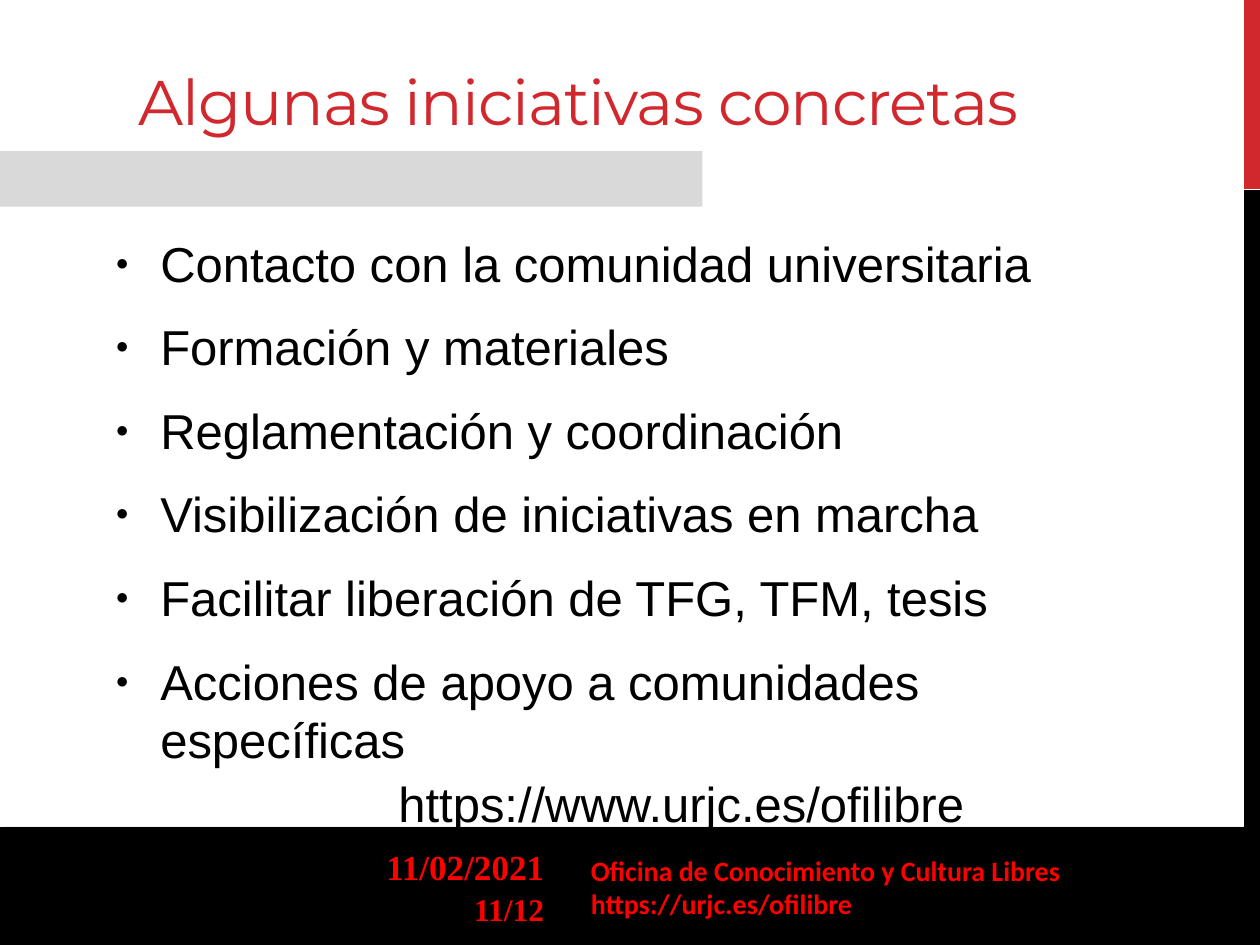
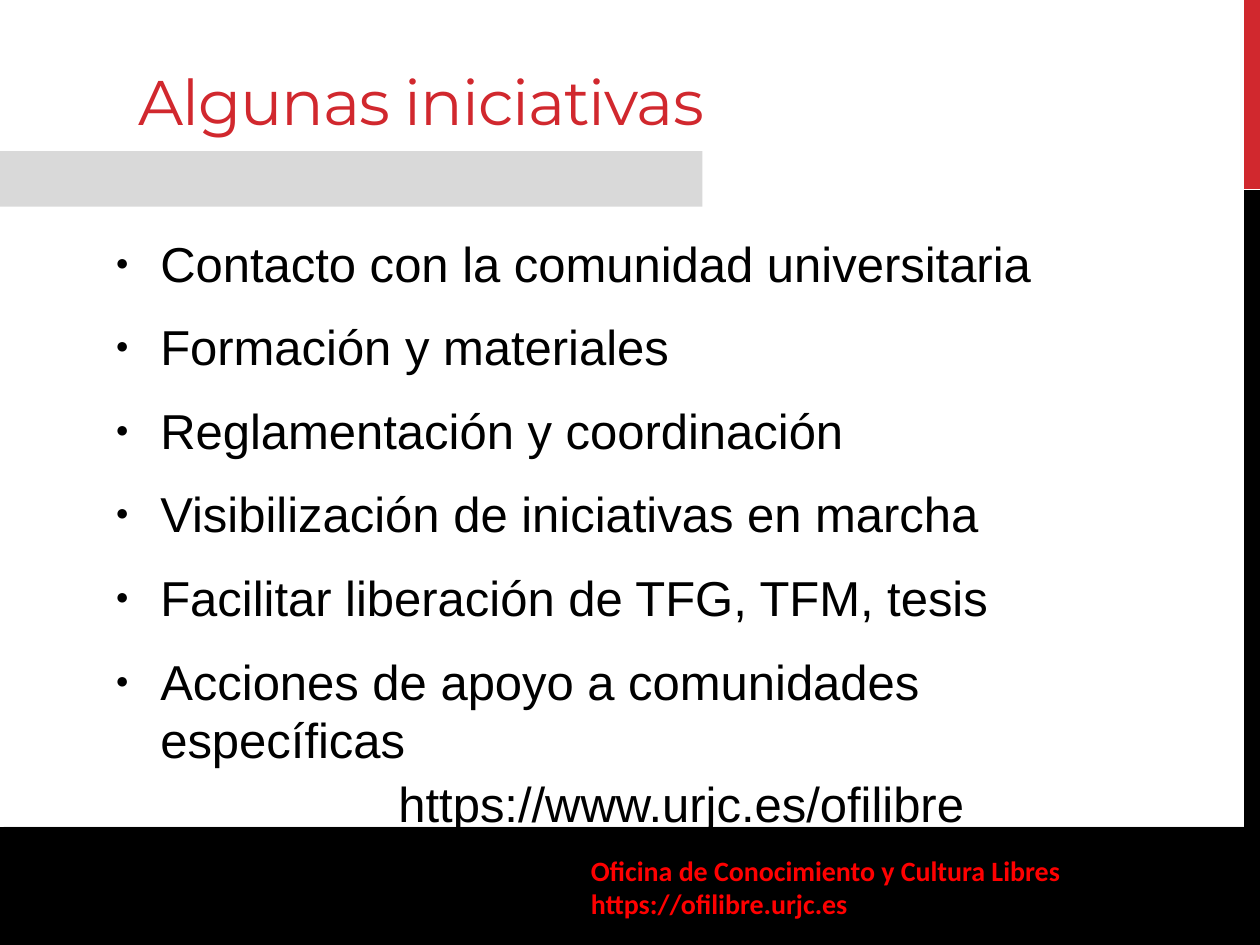
Before and after one commit to gabrielIzquierdo/OfiLibreGabri.github.io, a slide deck: slide 11 of static/transpas/ofilibre/Ofilibre-presentacion.odp. Drawn at 1260x945 pixels with LibreOffice and Linux fonts; fonts in the diff are those of the drawing; background and template pictures are left out. Boxes give left, top, right and bottom in pixels: in the first picture for what was removed or moved away, otherwise in the second. Text is boxed around its words. In the diff, an @@ line names an element or a change of style, - is before the commit and + after.

```diff
--- a/static/transpas/ofilibre/Ofilibre-presentacion.odp
+++ b/static/transpas/ofilibre/Ofilibre-presentacion.odp
@@ text at box(138, 78, 704, 138): text changed @@
-Algunas iniciativas concretas
+Algunas iniciativas
@@ text removed at box(386, 856, 544, 881) @@
-11/02/2021
@@ text at box(591, 894, 848, 919): text changed @@
-https://urjc.es/ofilibre
+https://ofilibre.urjc.es
@@ page number removed at box(474, 900, 544, 922) @@
-11/12
```
Also in this commit, not shown: 11 other slides changed, 1 slide added, 1 other file.
